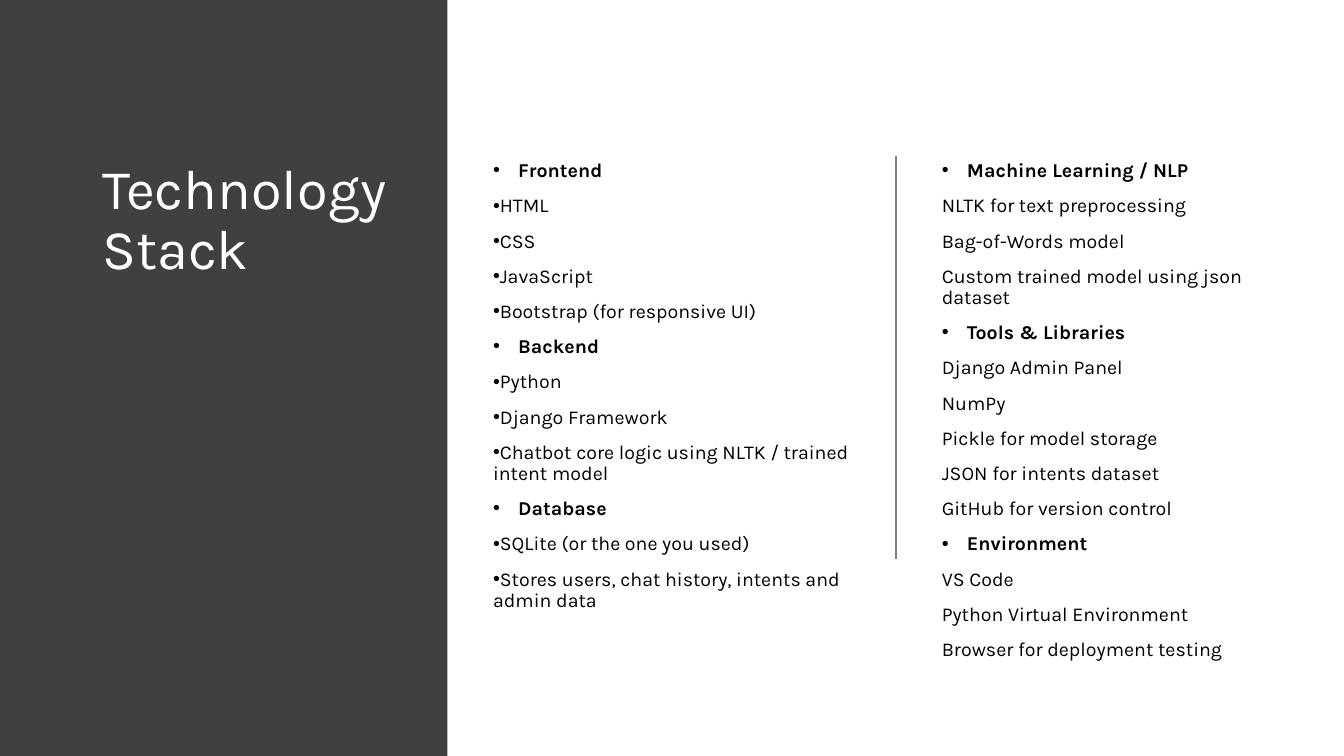
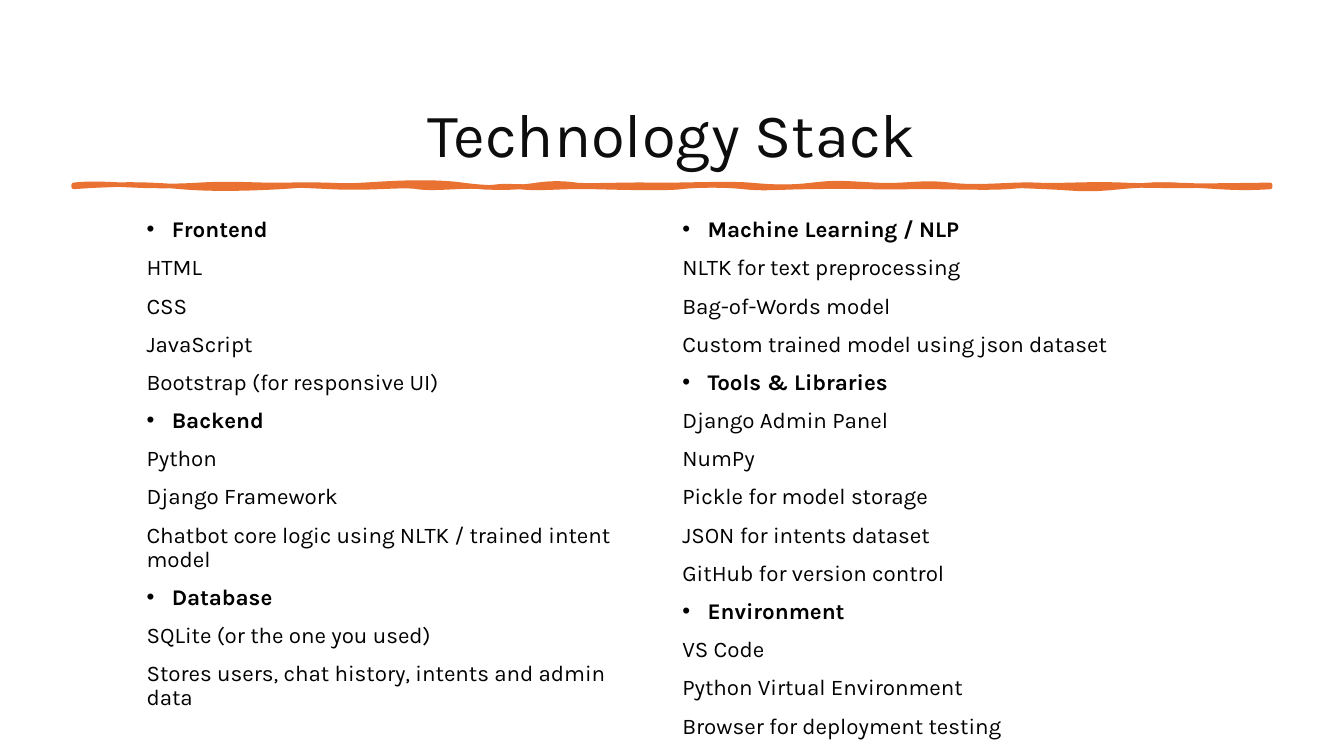
Before and after one commit to SonaniAkshit/university-chatbot-web, a slide deck: slide 7 of University_Chatbot Documentations/Gujarat Vidyapith Chatbot with Design.pptx. Drawn at 1344x756 pixels with LibreOffice and Linux fonts; fonts in the diff are those of the drawing. Boxes give left, top, right and bottom in pixels: in the first picture for what was removed or moved away, otherwise in the second. Text is boxed around its words. In the diff, an @@ line names an element or a change of style, - is before the commit and + after.

Commit message:
Update and clean up Gujarat Vidyapith Chatbot docs
Renamed the merged PDF to 'Final', updated multiple documentation files, and removed outdated presentation and 'Thank You' documents to streamline the documentation set.

```diff
--- a/University_Chatbot Documentations/Gujarat Vidyapith Chatbot with Design.pptx
+++ b/University_Chatbot Documentations/Gujarat Vidyapith Chatbot with Design.pptx
@@ rectangle removed at (x1=0, y1=0, x2=448, y2=756) @@
@@ text "Technology Stack" moved from (x1=102, y1=171, x2=386, y2=270) to (x1=427, y1=115, x2=916, y2=172) @@
@@ text "Technology Stack" at (x1=427, y1=115, x2=916, y2=172): size 40 to 44 pt, text colour #FFFFFF to #0D0D0D; alignment left to centre; more space between paragraphs @@
@@ line removed from (896, 155) to (896, 559) @@
@@ freeform shape added at (x1=74, y1=185, x2=1270, y2=187), fill #E97132, outline #E97132 3.25 pt @@
@@ text "Frontend" moved from (x1=493, y1=163, x2=849, y2=608) to (x1=147, y1=221, x2=610, y2=706) @@
@@ text "Frontend" at (x1=147, y1=221, x2=610, y2=706): size 14 to 16 pt; bullet • to none @@
@@ text "Machine Learning / NLP" moved from (x1=942, y1=163, x2=1242, y2=626) to (x1=682, y1=221, x2=1107, y2=740) @@
@@ text "Machine Learning / NLP" at (x1=682, y1=221, x2=1107, y2=740): size 14 to 16 pt @@
```
Also in this commit, not shown: 16 other slides changed, 22 slides added, 11 slides removed, 7 other files.
